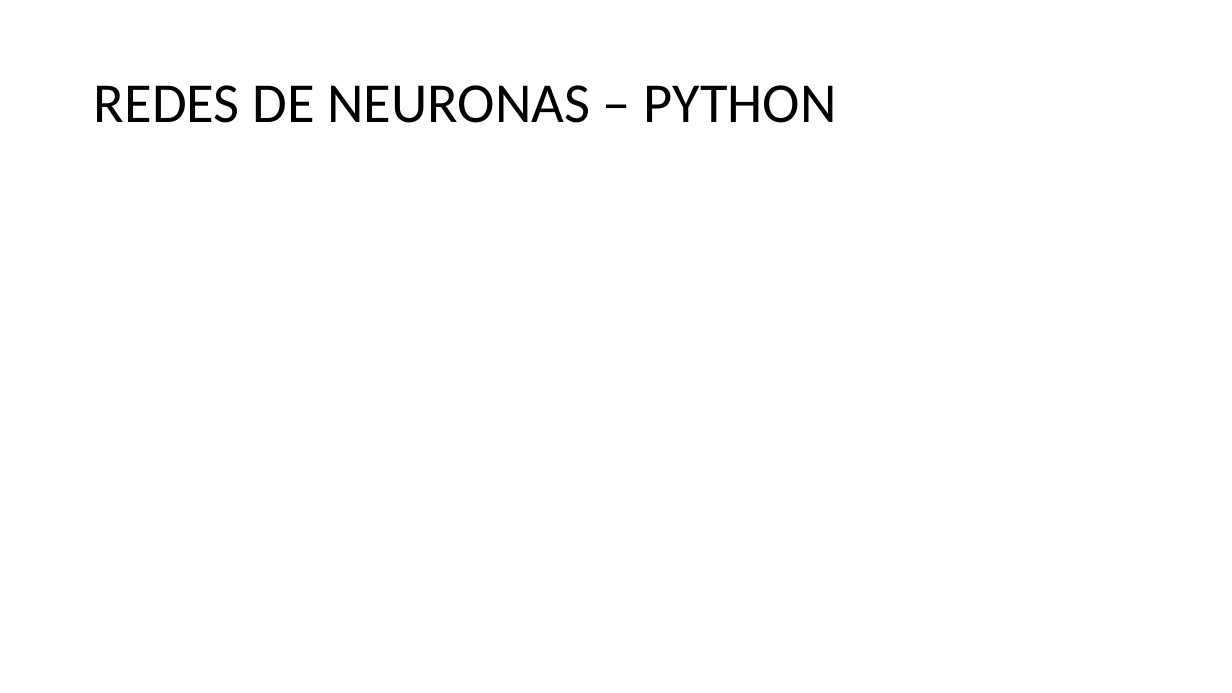
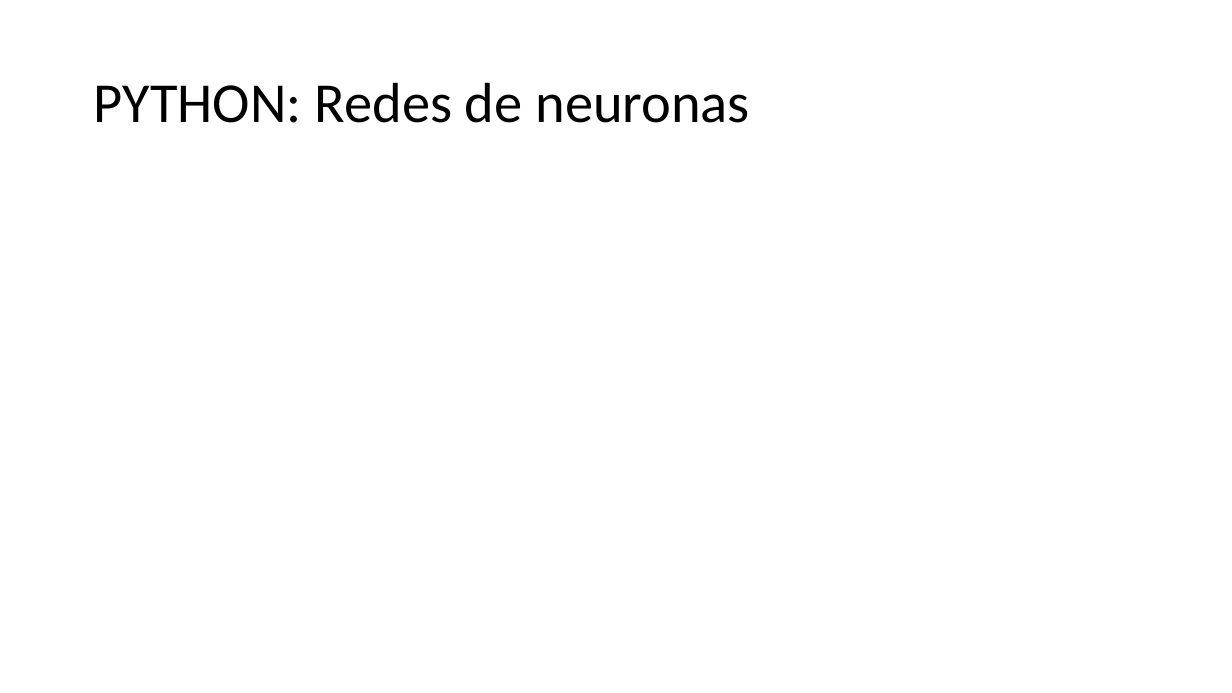
Before and after one commit to adrigrillo/IBEXPredictor, a slide deck: slide 15 of docs/PresentacionFinal.pptx. Drawn at 1232x693 pixels with LibreOffice and Linux fonts; fonts in the diff are those of the drawing. Boxes give left, top, right and bottom in pixels: in the first picture for what was removed or moved away, otherwise in the second. Text is boxed around its words. In the diff, an @@ line names an element or a change of style, - is before the commit and + after.

```diff
--- a/docs/PresentacionFinal.pptx
+++ b/docs/PresentacionFinal.pptx
@@ title at box(94, 82, 750, 123): text changed @@
-REDES DE NEURONAS – PYTHON
+PYTHON: Redes de neuronas
```
Also in this commit, not shown: 3 slides added.
